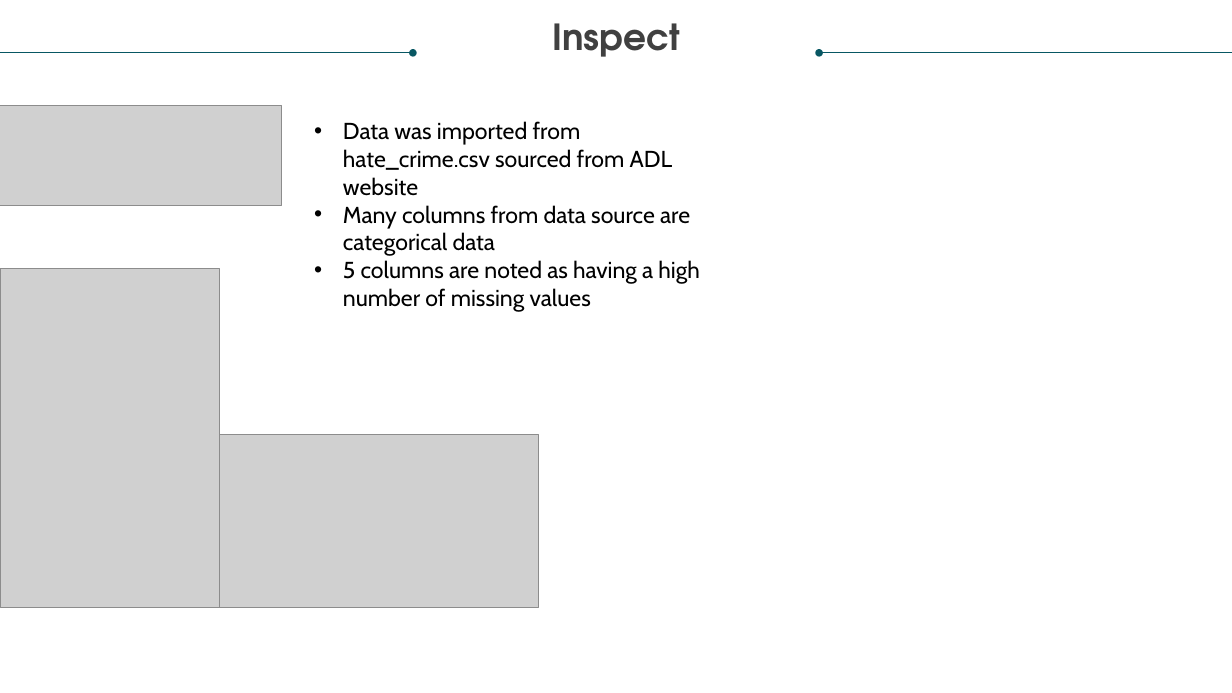
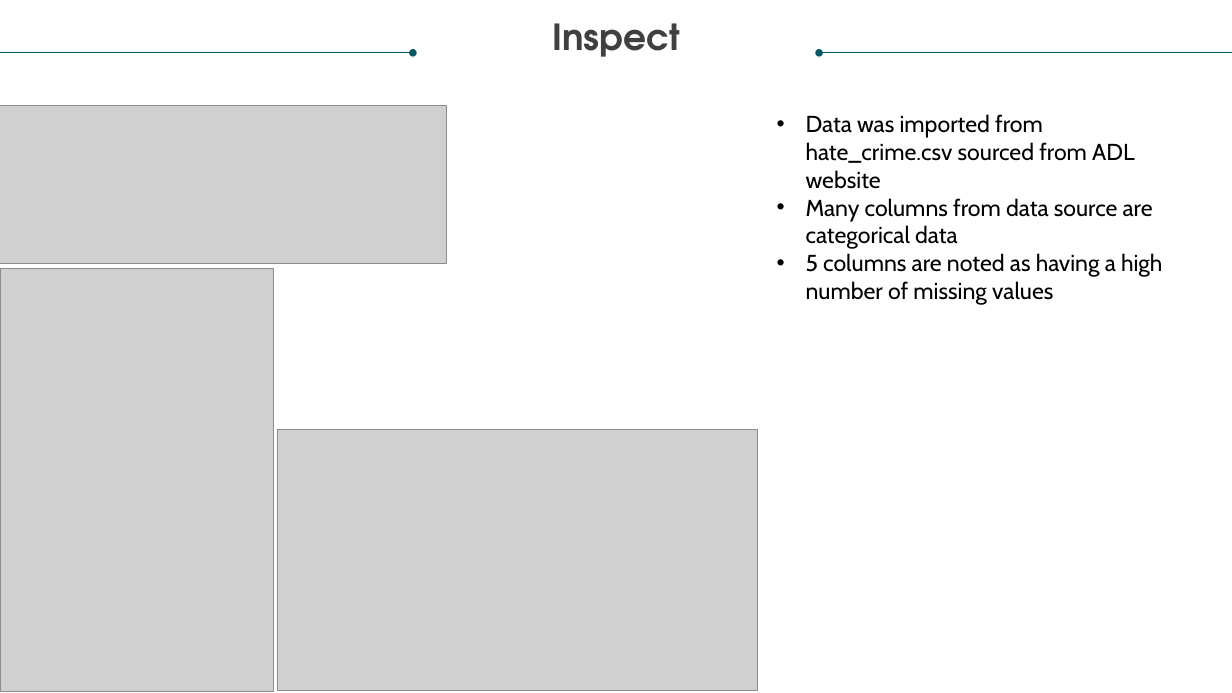
Before and after one commit to GitableGabe/Data621_Collab, a slide deck: slide 4 of DATA 621_FINAL.pptx. Drawn at 1232x693 pixels with LibreOffice and Linux fonts; fonts in the diff are those of the drawing; grey boxes stand for pictures. Boxes give left, top, right and bottom in pixels: in the first picture for what was removed or moved away, otherwise in the second. Text is boxed around its words. In the diff, an @@ line names an element or a change of style, - is before the commit and + after.

```diff
--- a/DATA 621_FINAL.pptx
+++ b/DATA 621_FINAL.pptx
@@ picture: place and size @@
-picture at <box>0,105,282,205</box>
+picture at <box>0,105,446,264</box>
@@ text "Data was imported from hate_crime.csv ...": place and size @@
-text "Data was imported from hate_crime.csv ..." at <box>343,121,699,312</box>
+text "Data was imported from hate_crime.csv ..." at <box>806,114,1162,305</box>
@@ picture: place and size @@
-picture at <box>0,269,219,608</box>
+picture at <box>0,269,274,692</box>
@@ picture: place and size @@
-picture at <box>220,434,539,608</box>
+picture at <box>278,429,758,690</box>
```
Also in this commit, not shown: 2 other slides changed, 6 slides added, 1 slide removed, 2 other files.
